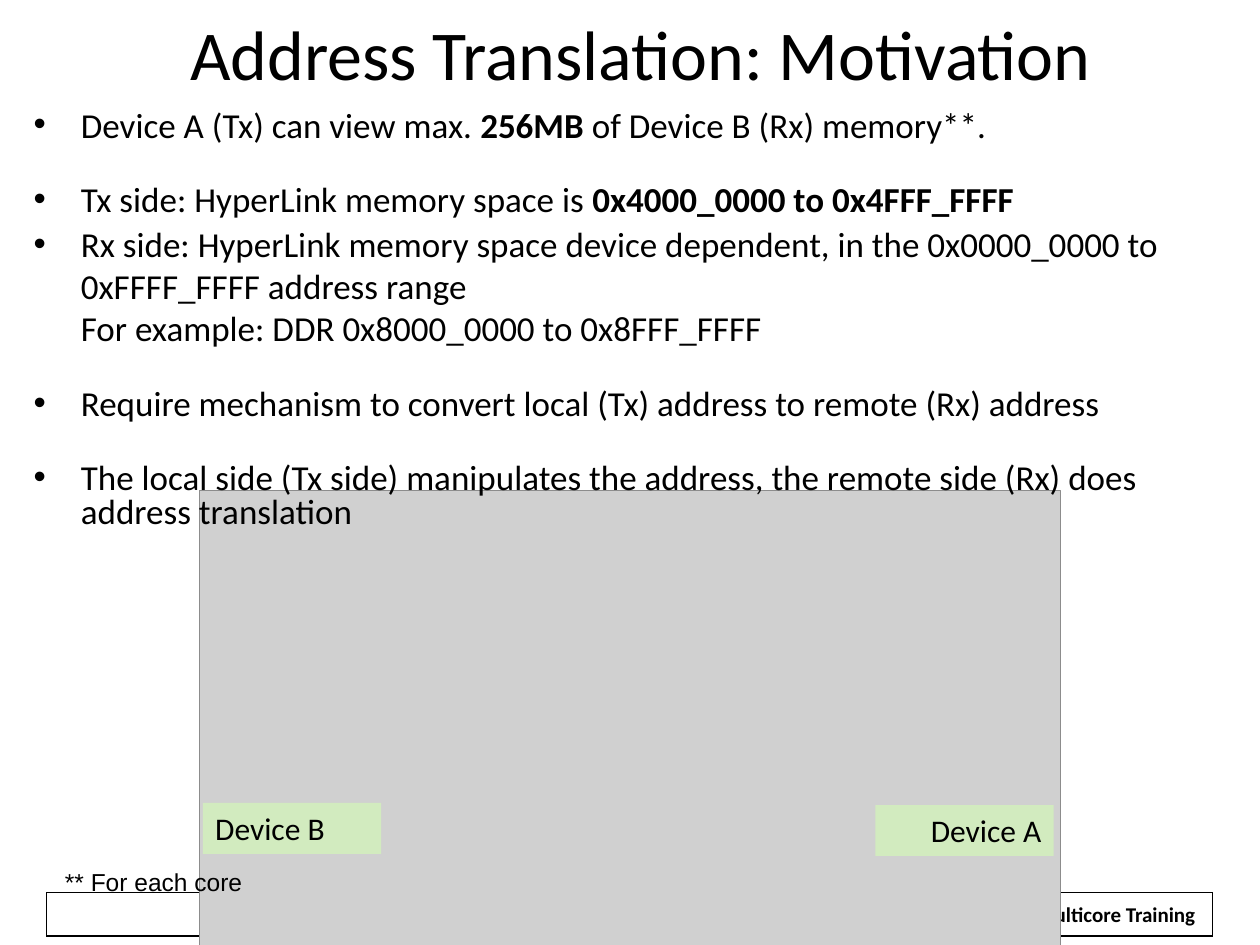
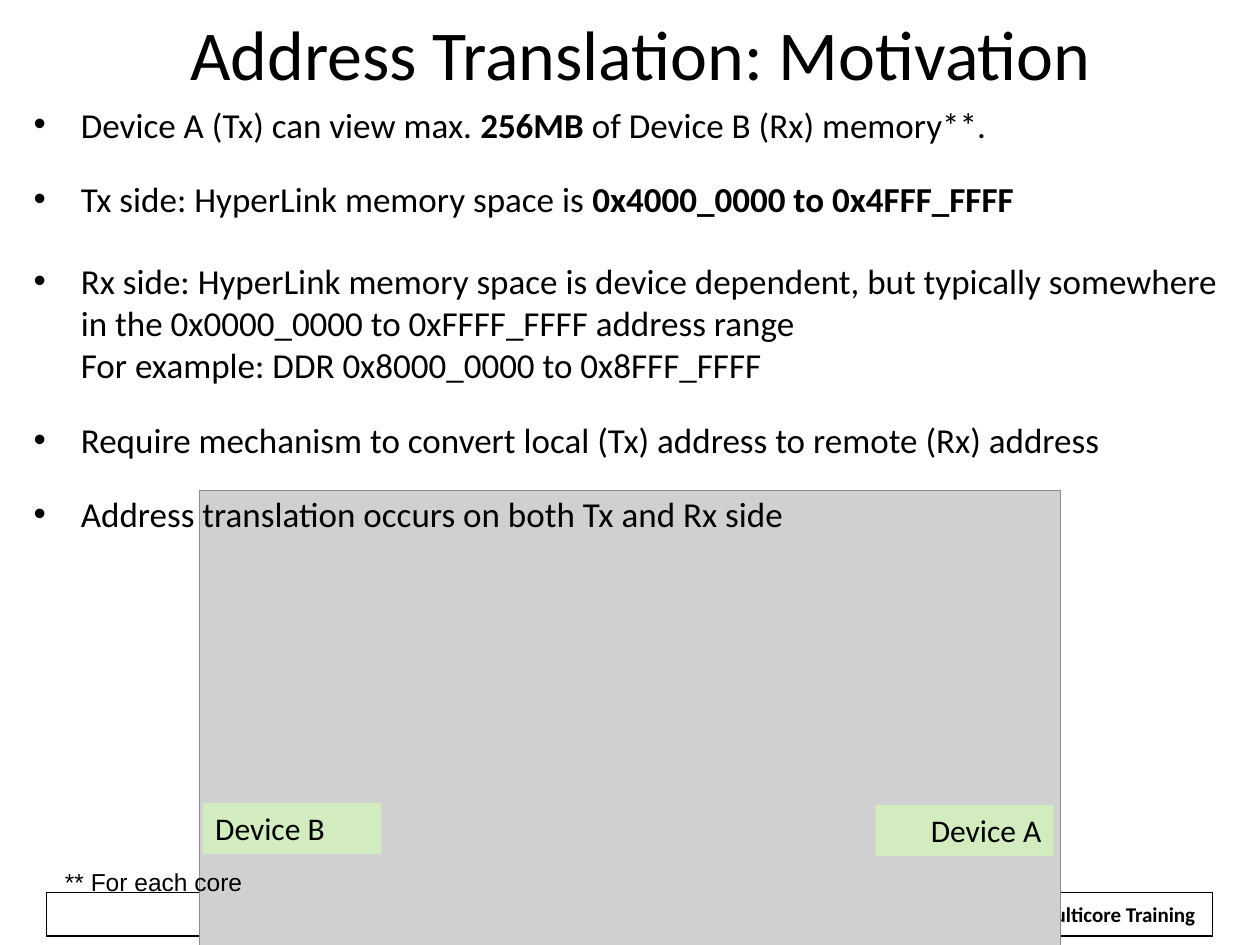
Before and after one commit to hari1989/keystone-workshop, a slide deck: slide 14 of slides/Intro to Hyperlink.pptx (slide 12 before the commit). Drawn at 1260x945 pixels with LibreOffice and Linux fonts; fonts in the diff are those of the drawing; grey boxes stand for pictures; background and template pictures are left out. Boxes give left, top, right and bottom in pixels: in the first picture for what was removed or moved away, otherwise in the second. Text is boxed around its words. In the diff, an @@ line names an element or a change of style, - is before the commit and + after.

```diff
--- a/slides/Intro to Hyperlink.pptx
+++ b/slides/Intro to Hyperlink.pptx
@@ text at [81,269,1217,384]: text changed @@
-• Rx side: HyperLink memory space device dependent, in the 0x0000_0000 to 0xFFFF_FFFF address range
-  For example: DDR 0x8000_0000 to 0x8FFF_FFFF
+• Rx side: HyperLink memory space is device dependent, but typically somewhere in the 0x0000_0000 to 0xFFFF_FFFF address range
+  For example: DDR 0x8000_0000 to 0x8FFF_FFFF
@@ text at [81,502,783,528]: text changed @@
-• The local side (Tx side) manipulates the address, the remote side (Rx) does address translation
+• Address translation occurs on both Tx and Rx side
```
Also in this commit, not shown: 45 other slides changed, 3 slides added, 1 slide removed.
